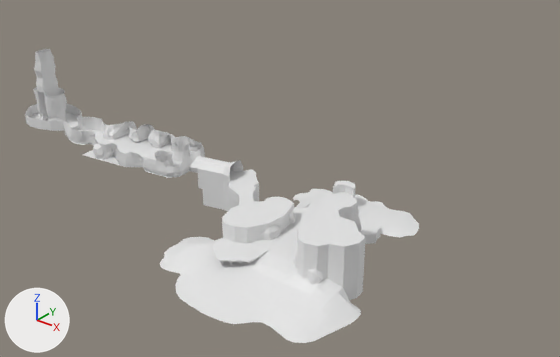
What one commit did to the FBX model Assets/Models/Terrain/Colider/terreno_colisiones.fbx.
Rendered twice from a 50 mm camera at (228.0, -280.0, 193.0) aimed at (-65.0, 87.0, -35.0). The axes (+X, +Y, +Z) are drawn at lower left. The lights are the same throughout. The first picture is the older version. Where no turn or scale is listed for an object, it has been applied to the vertices.

Before the edit, the objects in view are built like this:
```python
me_cube_046 = bpy.data.meshes.new('Cube.046')
me_cube_046.from_pydata(...)  # 1156 vertices, 1014 faces; spans x -73.0..94.0, y -22.0..24.0, z -20.0..39.0
me_floor_014 = bpy.data.meshes.new('Floor.014')
me_floor_014.from_pydata(...)  # 592 vertices, 587 faces; spans x -54.4..57.8, y -61.3..57.9, z -6.2..5.3
me_plane_008 = bpy.data.meshes.new('Plane.008')
me_plane_008.from_pydata(...)  # 230 vertices, 225 faces; spans x -40.3..38.5, y -23.0..21.6, z -1.2..0.9
ob_c_cavewall1 = bpy.data.objects.new('C_CaveWall1', me_cube_046)
ob_c_cavewall1.location = (-132.6, 3.0, 11.5)
ob_c_floor1 = bpy.data.objects.new('C_Floor1', me_plane_008)
ob_c_floor1.location = (19.2, 48.5, -15.9)
ob_c_floor3 = bpy.data.objects.new('C_Floor3', me_floor_014)
ob_c_floor3.location = (17.3, -12.3, -13.1)
# also in view: 'C_Floor5' at (-24.0, -1.0, -9.0); 'C_Floor6' at (-131.0, 3.0, -2.0); 'C_Floor4' at (44.0, -7.0, -4.0); 'C_Plataforma' at (3.0, -32.0, -11.0)
```
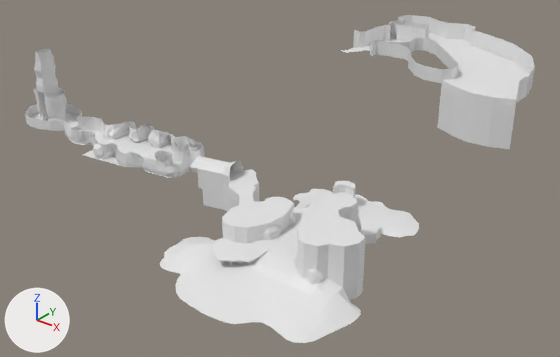
What changed in the scene script:
```text
Add me_floor_016:
    me_floor_016.from_pydata(...)  # 798 vertices, 761 faces; spans x -51.0..102.0, y -100.0..19.0, z -36.0..1.0
Add me_cube_042:
    me_cube_042.from_pydata(...)  # 228 vertices, 152 faces; spans x -100.6..-18.2, y 232.9..298.2, z 20.2..30.5
Add me_cube_041:
    me_cube_041.from_pydata(...)  # 182 vertices, 90 faces; spans x -120.0..36.0, y 229.0..342.0, z 20.0..36.0
Add me_cube_043:
    me_cube_043.from_pydata(...)  # 54 vertices, 27 faces; spans x -105.5..-76.4, y 302.1..318.0, z 20.2..35.6
Add ob_c_floor12:
    ob_c_floor12 = bpy.data.objects.new('C_Floor12', me_floor_016)
    ob_c_floor12.location = (-54.4, 289.7, 15.8)
Add ob_c_floor11:
    ob_c_floor11 = bpy.data.objects.new('C_Floor11', me_cube_042)
    ob_c_floor11.location = (12.4, -33.0, -7.0)
Add ob_c_floor9:
    ob_c_floor9 = bpy.data.objects.new('C_Floor9', me_cube_041)
    ob_c_floor9.location = (12.4, -33.0, -7.0)
Add ob_c_floor10:
    ob_c_floor10 = bpy.data.objects.new('C_Floor10', me_cube_043)
    ob_c_floor10.location = (12.4, -33.0, -7.0)
```

Location of each change, (x1, y1, x2, y2) in pixels of the pictures (560 x 357 px):
'C_Floor12', added
    after: (341, 32, 530, 149)
'C_Floor9', added
    after: (353, 15, 535, 103)
'C_Floor11', added
    after: (370, 38, 458, 83)
'C_Floor10', added
    after: (395, 22, 430, 42)
